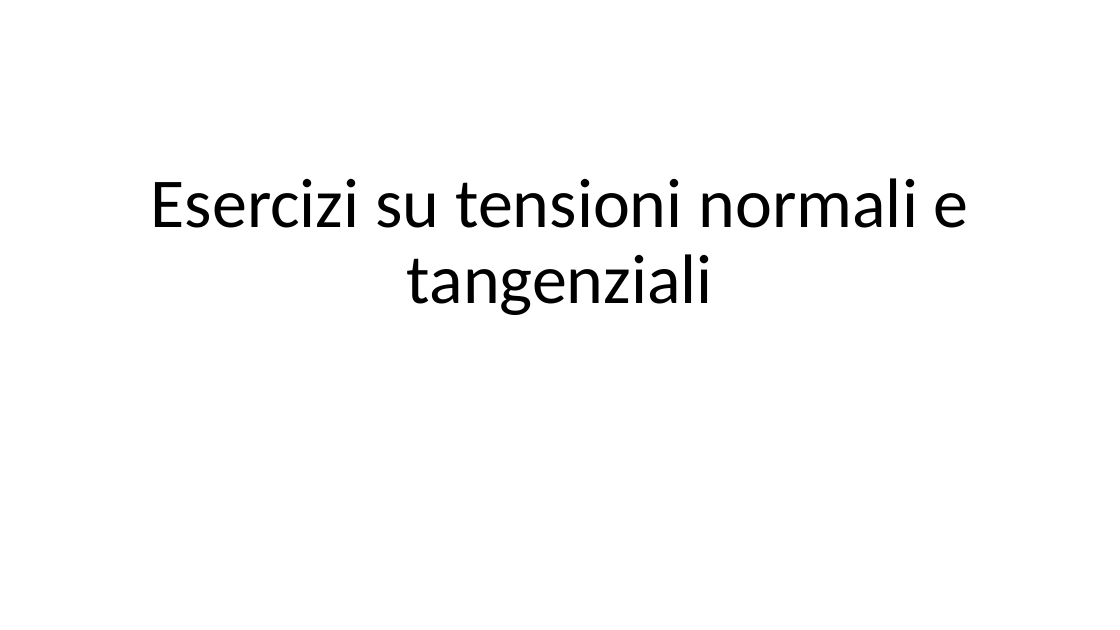
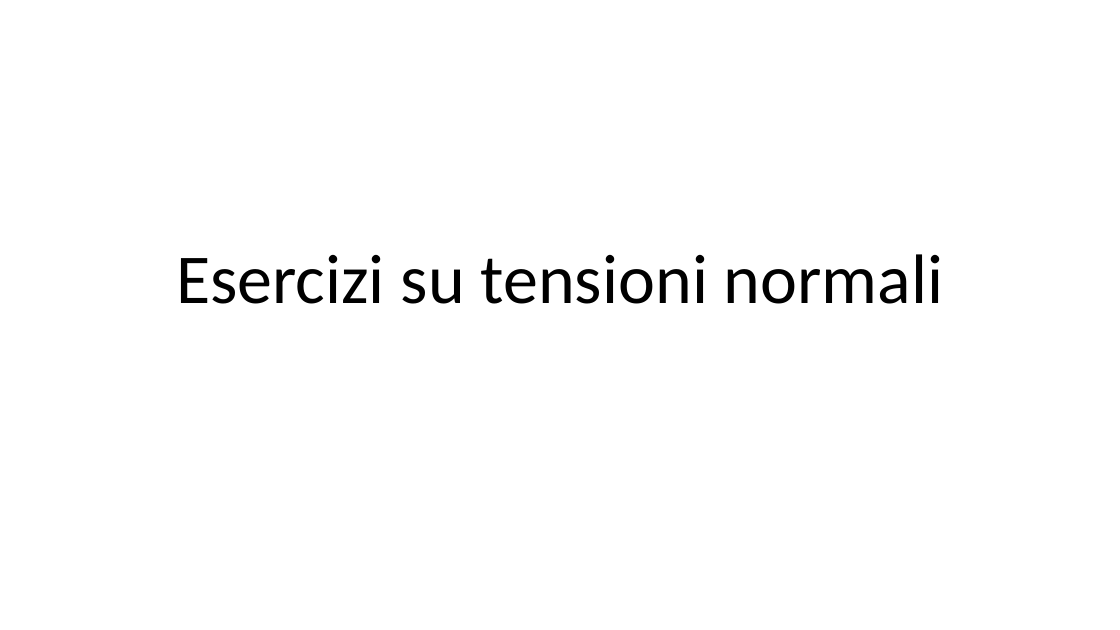
Before and after one commit to giuseppetomassetti/SdC, a slide deck: slide 1 of lezioni/tensione normale.pptx. Drawn at 1120x630 pixels with LibreOffice and Linux fonts; fonts in the diff are those of the drawing. Boxes give left, top, right and bottom in pixels: in the first picture for what was removed or moved away, otherwise in the second. Text is boxed around its words. In the diff, an @@ line names an element or a change of style, - is before the commit and + after.

```diff
--- a/lezioni/tensione normale.pptx
+++ b/lezioni/tensione normale.pptx
@@ title at box(176, 254, 943, 304): text changed @@
-Esercizi su tensioni normali e tangenziali
+Esercizi su tensioni normali
```
Also in this commit, not shown: 5 other files.
